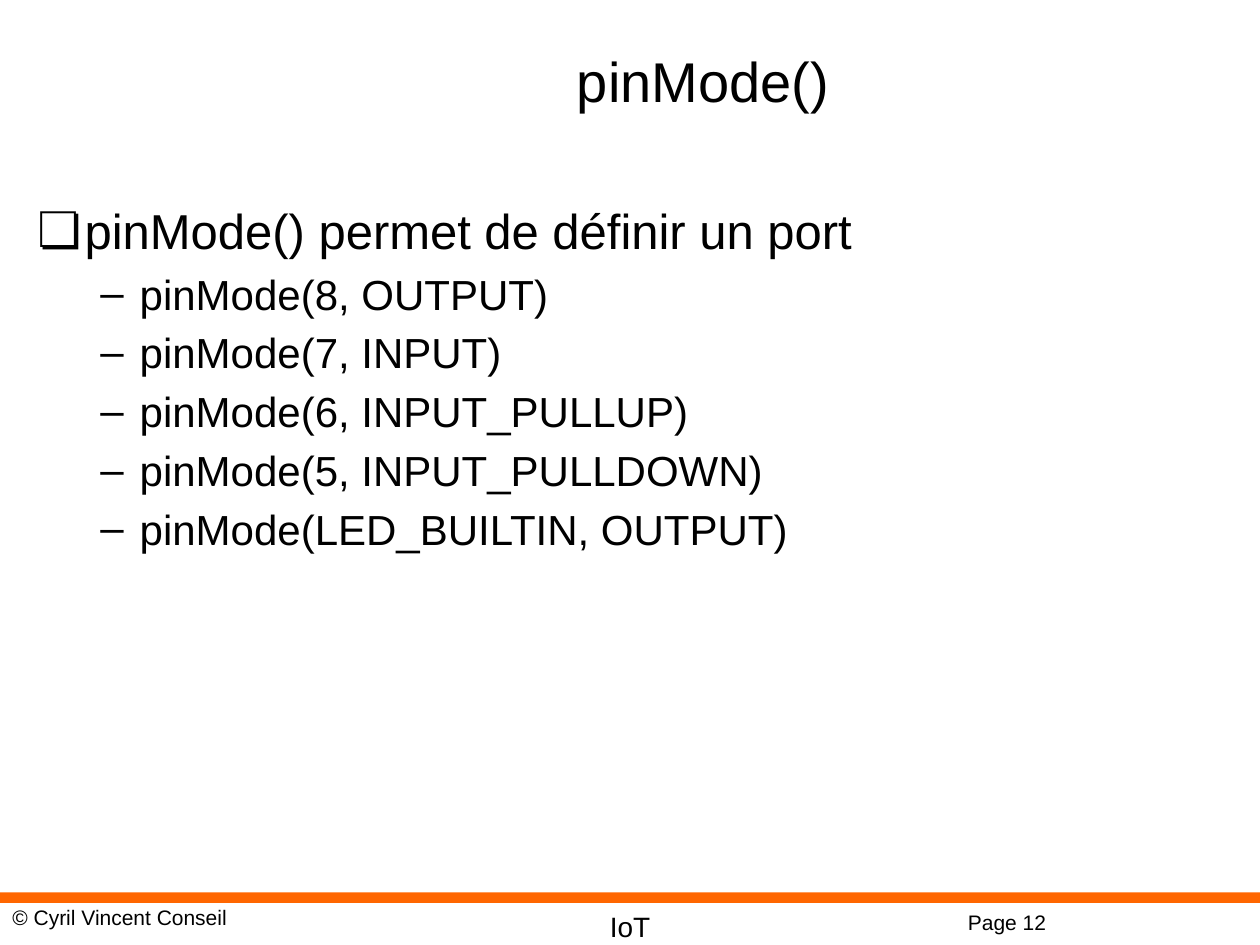
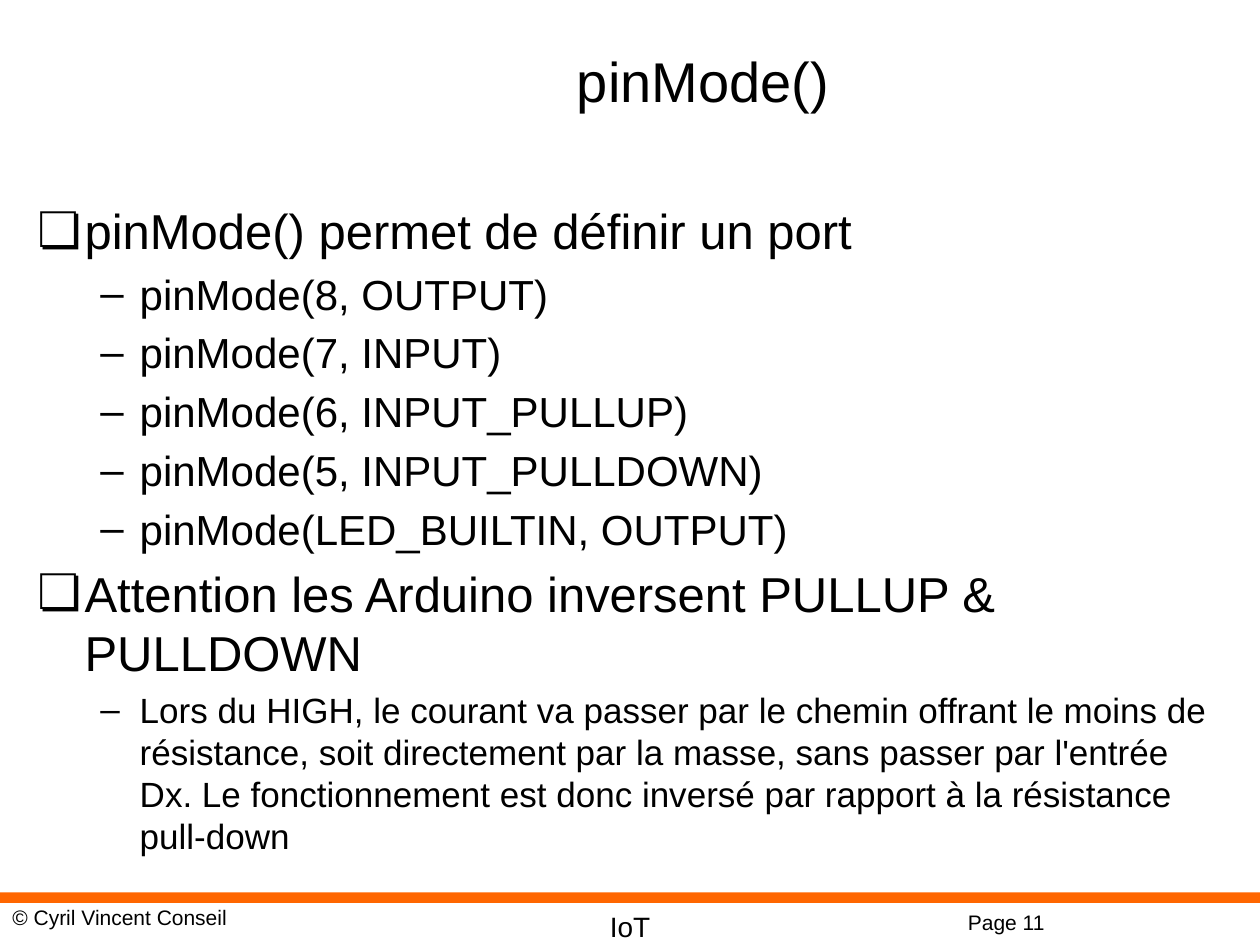
Before and after one commit to cyrilvincent/IoT, a slide deck: slide 11 of ppt/IoT05-ArduinoDev.pptx (slide 12 before the commit). Drawn at 1260x945 pixels with LibreOffice and Linux fonts; fonts in the diff are those of the drawing; background and template pictures are left out. Boxes give left, top, right and bottom in pixels: in the first picture for what was removed or moved away, otherwise in the second. Text is boxed around its words. In the diff, an @@ line names an element or a change of style, - is before the commit and + after.

```diff
--- a/ppt/IoT05-ArduinoDev.pptx
+++ b/ppt/IoT05-ArduinoDev.pptx
@@ text at [85,576,1206,856]: paragraphs added @@
+❏ Attention les Arduino inversent PULLUP & PULLDOWN
+  – Lors du HIGH, le courant va passer par le chemin offrant le moins de résistance, soit directement par la masse, sans passer par l'entrée Dx. Le fonctionnement est donc inversé par rapport à la résistance pull-down
@@ page number at [968,915,1045,934]: text changed @@
-Page 12
+Page 11
```
Also in this commit, not shown: 2 other slides changed, 1 slide removed, 36 other files.
